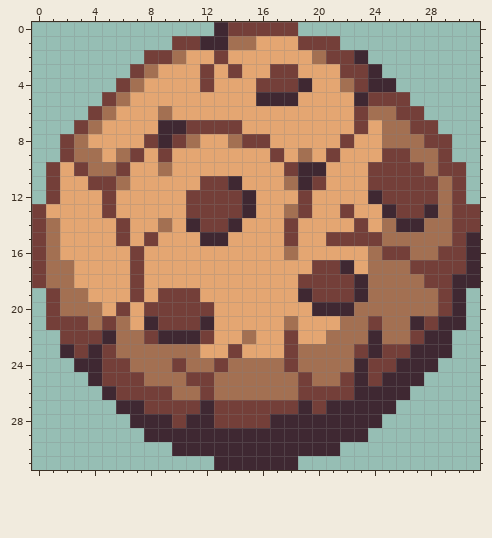
File history of a pixel-art sprite, assets/cookieclicker/cookie.png. This is how it looked before the edit.
The file is 32x32 pixels.
New version:
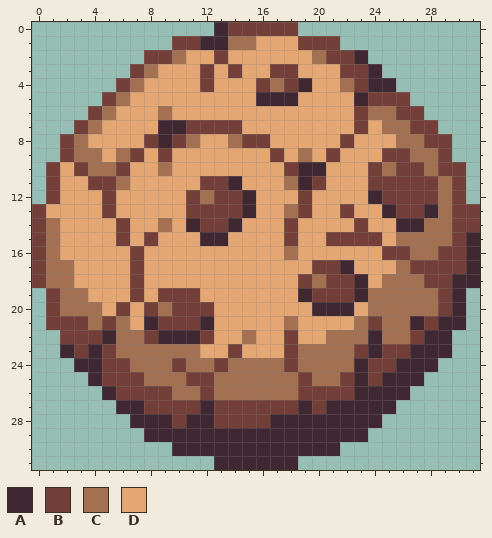
Palette (. is transparent): A #3f2832  B #743f39  C #a37052  D #e4a672
What changed:
The edit turns colour B into colour C in row 4 at x 17; in row 10 at x 25; in row 12 at x 12; in row 18 at x 20; in row 20 at x 9.
The edit turns colour C into colour D in row 8 at x 25; in rows 14 to 15 at x 25; in row 16 at x 24; in row 17 at x 24 to 25; in row 18 at x 24; in row 20 at x 23.
The edit turns colour C into colour D in row 21 at x 22.
